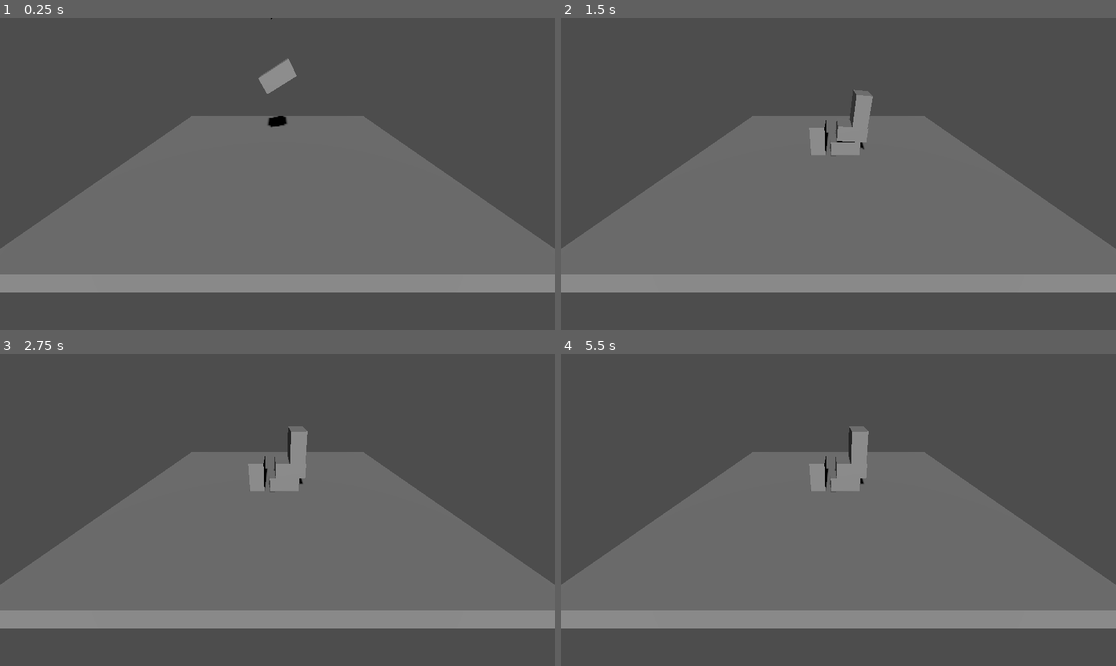
Above: before the commit, frames 1-4 (two rows, left to right).
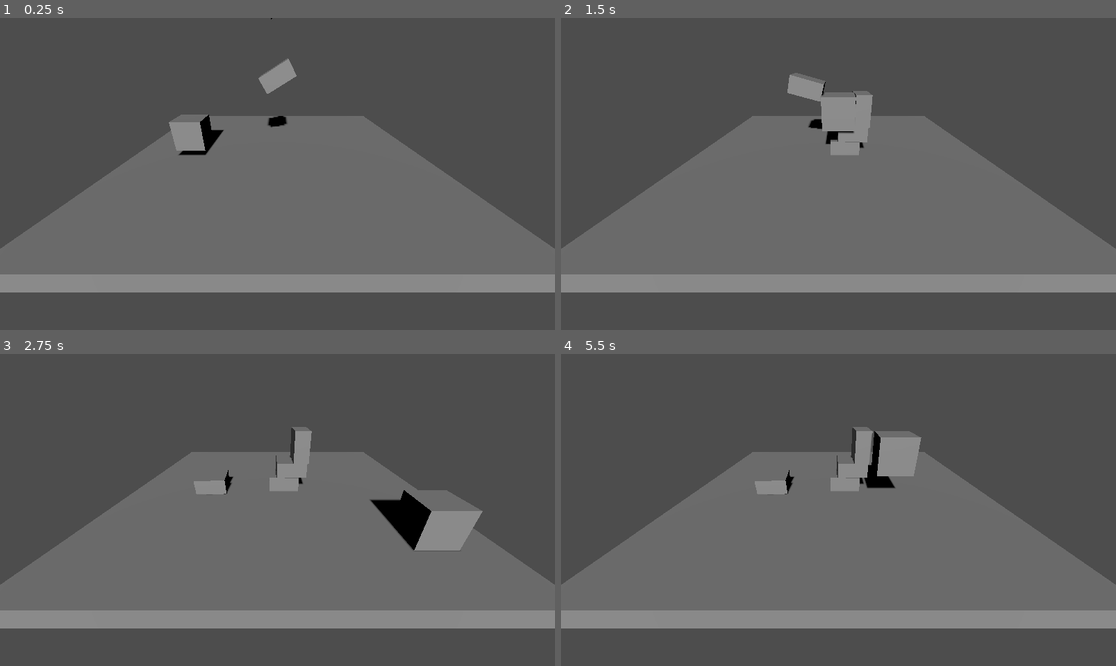
Above: after the commit, the same moments.

Repository: rafal-mi/3d-platformer-game
Game: Godot game, scene res://level_1.tscn
Two runs of this game, one before a commit and one after it. Both use one fixed random seed, a clock stepped at 60 frames per second and the inputs below. The project has no main scene, so this scene is started directly.
Inputs:
- Up to frame 1 (0.25 s): no input
- Up to frame 2 (1.5 s): tap Enter (ui_accept) at 0.5, 0.6, 0.77, 1.07, 1.35 s; hold Right (ui_right) 0.53-1.28 s; hold Down (ui_down) from 1.28 s (still down)
- Up to frame 3 (2.75 s): tap Enter (ui_accept) at 1.52, 1.82, 2.1 s; release Down (ui_down) at 2.03 s; hold Right (ui_right) from 2.03 s (still down)
- Up to frame 4 (5.5 s): release Right (ui_right) at 2.78 s; hold Up (ui_up) 2.78-3.53 s; tap Enter (ui_accept) at 2.85, 3.02, 3.32, 3.6, 3.77, 4.07, 4.35, 4.52, 4.82, 5.1 s; hold Left (ui_left) 3.53-5.03 s; hold Down (ui_down) from 5.03 s (still down)

The runs differ from the first frame. In frame 1, 0.9% of the frame differs, in the area x 30-41%, y 30-45%; in frame 2, 1.6%; in frame 3, 3.3%, in the area x 34-87%, y 23-64%; in frame 4, 2.2%.

Commit message:
03 Player Object + Movement/Jump Script!

Diff:
--- a/level_1.tscn
+++ b/level_1.tscn
@@ -1,6 +1,7 @@
-[gd_scene load_steps=4 format=3 uid="uid://bqgddjfvhidm6"]
+[gd_scene load_steps=5 format=3 uid="uid://bqgddjfvhidm6"]
 
 [ext_resource type="PackedScene" uid="uid://bv6pnm30wjdqr" path="res://block.tscn" id="1_mxvla"]
+[ext_resource type="PackedScene" uid="uid://4jdnuvc82lab" path="res://steve.tscn" id="2_j5l3c"]
 
 [sub_resource type="BoxMesh" id="BoxMesh_y7dj4"]
 size = Vector3(10, 0.5, 10)
@@ -27,14 +28,19 @@
 transform = Transform3D(1, 0, 0, 0, 0.866025, 0.5, 0, -0.5, 0.866025, 0, 4, 2)
 shadow_enabled = true
 
-[node name="Block1" parent="." instance=ExtResource("1_mxvla")]
+[node name="Blocks" type="Node3D" parent="."]
+
+[node name="Block1" parent="Blocks" instance=ExtResource("1_mxvla")]
 transform = Transform3D(0.866025, -0.5, 0, 0.5, 0.866025, 0, 0, 0, 1, 0, 2.76549, 0)
 
-[node name="Block2" parent="." instance=ExtResource("1_mxvla")]
+[node name="Block2" parent="Blocks" instance=ExtResource("1_mxvla")]
 transform = Transform3D(0.707107, -0.707107, 0, 0.707107, 0.707107, 0, 0, 0, 1, 0, 4.76549, 0)
 
-[node name="Block3" parent="." instance=ExtResource("1_mxvla")]
+[node name="Block3" parent="Blocks" instance=ExtResource("1_mxvla")]
 transform = Transform3D(0.258819, -0.965926, 0, 0.965926, 0.258819, 0, 0, 0, 1, 0.707107, 7.05838, 0)
 
-[node name="Block4" parent="." instance=ExtResource("1_mxvla")]
+[node name="Block4" parent="Blocks" instance=ExtResource("1_mxvla")]
 transform = Transform3D(-2.98023e-08, -1, 0, 1, -2.98023e-08, 0, 0, 0, 1, -0.707107, 8.47259, 0)
+
+[node name="Steve" parent="." instance=ExtResource("2_j5l3c")]
+transform = Transform3D(1, 0, 0, 0, 1, 0, 0, 0, 1, -3, 1, 0)
--- /dev/null
+++ b/steve.gd
@@ -0,0 +1,31 @@
+extends CharacterBody3D
+
+
+const SPEED = 5.0
+const JUMP_VELOCITY = 4.5
+
+# Get the gravity from the project settings to be synced with RigidBody nodes.
+var gravity = ProjectSettings.get_setting("physics/3d/default_gravity")
+
+
+func _physics_process(delta):
+	# Add the gravity.
+	if not is_on_floor():
+		velocity.y -= gravity * delta
+
+	# Handle Jump.
+	if Input.is_action_just_pressed("ui_accept") and is_on_floor():
+		velocity.y = JUMP_VELOCITY
+
+	# Get the input direction and handle the movement/deceleration.
+	# As good practice, you should replace UI actions with custom gameplay actions.
+	var input_dir = Input.get_vector("ui_left", "ui_right", "ui_up", "ui_down")
+	var direction = (transform.basis * Vector3(input_dir.x, 0, input_dir.y)).normalized()
+	if direction:
+		velocity.x = direction.x * SPEED
+		velocity.z = direction.z * SPEED
+	else:
+		velocity.x = move_toward(velocity.x, 0, SPEED)
+		velocity.z = move_toward(velocity.z, 0, SPEED)
+
+	move_and_slide()
--- /dev/null
+++ b/steve.tscn
@@ -0,0 +1,16 @@
+[gd_scene load_steps=4 format=3 uid="uid://4jdnuvc82lab"]
+
+[ext_resource type="Script" path="res://steve.gd" id="1_n1lfs"]
+
+[sub_resource type="BoxMesh" id="BoxMesh_sryco"]
+
+[sub_resource type="BoxShape3D" id="BoxShape3D_becmn"]
+
+[node name="Steve" type="CharacterBody3D"]
+script = ExtResource("1_n1lfs")
+
+[node name="MeshInstance3D" type="MeshInstance3D" parent="."]
+mesh = SubResource("BoxMesh_sryco")
+
+[node name="CollisionShape3D" type="CollisionShape3D" parent="."]
+shape = SubResource("BoxShape3D_becmn")
